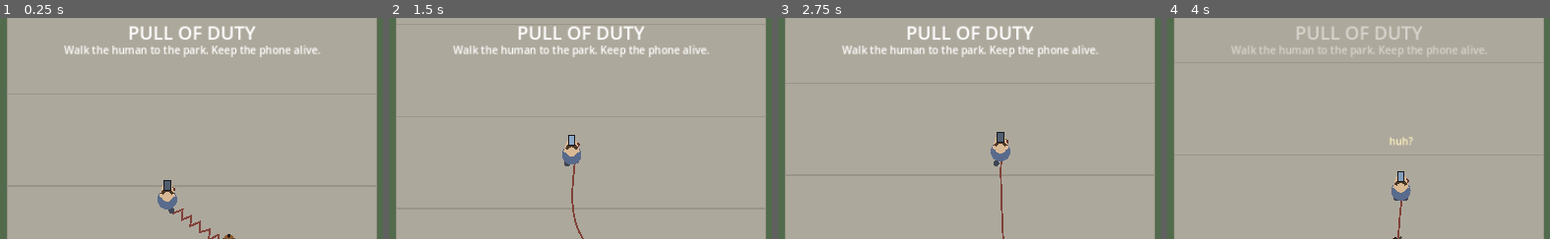
Above: before the commit, frames 1-4 (left to right).
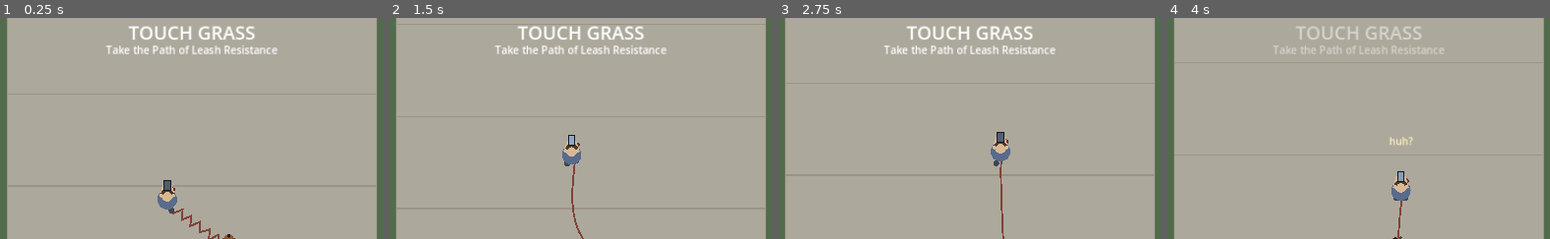
Above: after the commit, the same moments.

Repository: cyanidesayonara/path-of-leash-resistance
Game: Godot game, scene res://main.tscn
The game is run twice, just before and just after one commit, with the same random seed, the same clock (stepped at 60 frames per second) and the same inputs.
Inputs:
- Up to frame 1 (0.25 s): no input
- Up to frame 2 (1.5 s): hold D (move_right) 0.53-1.28 s; hold Space (plant) 0.53-1.28 s; hold S (move_down) from 1.28 s (still down); tap E (bark) at 1.35 s
- Up to frame 3 (2.75 s): tap Space (plant) at 1.55 s; release S (move_down) at 2.03 s; hold D (move_right) from 2.03 s (still down); hold Space (plant) from 2.03 s (still down)
- Up to frame 4 (4 s): release D (move_right) at 2.78 s; release Space (plant) at 2.78 s; hold W (move_up) 2.78-3.53 s; tap Space (plant) at 2.85 s; hold A (move_left) from 3.53 s (still down); hold Space (plant) from 3.53 s (still down); tap E (bark) at 3.6 s
The pictures show only the part of the screen within x 25-75%, y 12-62%; the shares and areas given below are measured in that part.

The runs differ from the first frame. In frame 1, 2.4% of the frame differs, in the area x 16-84%, y 3-18%; in frame 2, 2.4%; in frame 3, 2.4%; in frame 4, 1.3%.

Commit message:
rename to Touch Grass; add selfie/filming/bench-sit events, cellar doors, cafe terrace, save streaks with slow-mo

Diff:
--- a/bike.gd
+++ b/bike.gd
@@ -13,6 +13,7 @@
 
 
 func setup(m: Node2D, d: Node2D, h: Node2D, direction: int) -> void:
+	add_to_group("bikes")
 	main = m
 	dog = d
 	human = h
--- a/human.gd
+++ b/human.gd
@@ -3,7 +3,7 @@
 # The human. Dead weight with a phone. Walks north on autopilot,
 # occasionally does something stupid. Telegraphs it first, to be fair.
 
-enum HState { WALK, STOPPED, DRIFT, DASH, STUMBLE, FALLEN }
+enum HState { WALK, STOPPED, DRIFT, DASH, SELFIE, FILM, STUMBLE, FALLEN }
 
 const WALK_SPEED := 92.0
 
@@ -14,6 +14,8 @@
 var pending_event: HState = HState.STOPPED
 var drift_dir := 1.0
 var dash_target := Vector2.ZERO
+var pending_bench := false
+var sit_after_dash := false
 var iframes := 0.0
 var halt_t := 0.0
 var pull_cd := 0.0
@@ -74,9 +76,25 @@
 			move_and_slide()
 			if state_t <= 0.0:
 				state = HState.WALK
+				bubble.visible = false
+		HState.SELFIE:
+			# shuffles backward for a better angle, oblivious
+			velocity = velocity.move_toward(Vector2(0, 22.0), 220.0 * delta)
+			move_and_slide()
+			if state_t <= 0.0:
+				state = HState.WALK
+				bubble.visible = false
+		HState.FILM:
+			# walks backwards while filming, weaving
+			var sway := sin(Time.get_ticks_msec() / 250.0) * 30.0
+			velocity = velocity.move_toward(Vector2(sway, 62.0), 220.0 * delta)
+			move_and_slide()
+			if state_t <= 0.0:
+				state = HState.WALK
+				bubble.visible = false
 		_:
 			if state == HState.DASH and state_t <= 0.0:
-				state = HState.WALK
+				_end_dash()
 			_walk(delta)
 	_events(delta)
 
@@ -98,7 +116,7 @@
 	if state == HState.DASH:
 		var to_target := dash_target - global_position
 		if to_target.length() < 14.0:
-			state = HState.WALK
+			_end_dash()
 			velocity = Vector2.ZERO
 			return
 		dir = to_target.normalized()
@@ -122,15 +140,26 @@
 	if event_timer <= 0.0:
 		event_timer = randf_range(3.5, 6.5)
 		var roll := randf()
-		if roll < 0.4:
+		pending_bench = false
+		if roll < 0.22:
 			pending_event = HState.STOPPED
 			_show_bubble("ring ring")
-		elif roll < 0.75:
+		elif roll < 0.46:
 			pending_event = HState.DRIFT
 			_show_bubble("typing...")
+		elif roll < 0.64:
+			pending_event = HState.DASH
+			_show_bubble("ooh!")
+		elif roll < 0.78:
+			pending_event = HState.SELFIE
+			_show_bubble("selfie!")
+		elif roll < 0.9:
+			pending_event = HState.FILM
+			_show_bubble("filming...")
 		else:
 			pending_event = HState.DASH
-			_show_bubble("ooh!")
+			pending_bench = true
+			_show_bubble("tired...")
 		telegraph_t = 0.8
 
 
@@ -143,12 +172,42 @@
 			state = HState.DRIFT
 			state_t = 1.8
 			drift_dir = 1.0 if randf() < 0.5 else -1.0
+		HState.SELFIE:
+			state = HState.SELFIE
+			state_t = 2.2
+			_show_bubble("selfie!")
+		HState.FILM:
+			state = HState.FILM
+			state_t = randf_range(1.6, 2.4)
+			_show_bubble("filming...")
 		HState.DASH:
-			state = HState.DASH
-			state_t = 1.2
-			var off := Vector2(randf_range(-1.0, 1.0), randf_range(-1.0, -0.3)).normalized() * randf_range(130.0, 210.0)
-			dash_target = global_position + off
-			dash_target.x = clampf(dash_target.x, 375.0, 905.0)
+			if pending_bench:
+				var b = main.nearest_bench(global_position)
+				if b == null:
+					state = HState.STOPPED
+					state_t = 2.0
+					return
+				sit_after_dash = true
+				dash_target = b as Vector2
+				dash_target.x = clampf(dash_target.x, 372.0, 908.0)
+				state = HState.DASH
+				state_t = 2.2
+			else:
+				state = HState.DASH
+				state_t = 1.2
+				var off := Vector2(randf_range(-1.0, 1.0), randf_range(-1.0, -0.3)).normalized() * randf_range(130.0, 210.0)
+				dash_target = global_position + off
+				dash_target.x = clampf(dash_target.x, 375.0, 905.0)
+
+
+func _end_dash() -> void:
+	if sit_after_dash:
+		sit_after_dash = false
+		state = HState.STOPPED
+		state_t = 3.0
+		_show_bubble("just a sec")
+	else:
+		state = HState.WALK
 
 
 func _show_bubble(text: String) -> void:
@@ -172,6 +231,7 @@
 		telegraph_t = 0.0
 		bubble.visible = false
 		main.float_text(global_position, "whoa!", Color(1, 1, 1))
+		main.on_stumble_save(global_position)
 
 
 func fall(_reason: String) -> bool:
--- a/main.gd
+++ b/main.gd
@@ -32,9 +32,14 @@
 var kebabs: Array = []
 var tufts: Array[Vector2] = []
 var trees: Array[Vector2] = []
+var benches: Array[Vector2] = []
+var cellars: Array[Rect2] = []
+var tables: Array[Vector2] = []
+var deco_pole_count := 0
 var lane_state: Array = []
 
 var bones := 0
+var streak := 0
 var phone_hp := 3
 var elapsed := 0.0
 var frozen := false
@@ -49,6 +54,7 @@
 
 
 func _ready() -> void:
+	Engine.time_scale = 1.0
 	font = ThemeDB.fallback_font
 	_setup_input()
 	_build_level_data()
@@ -105,6 +111,14 @@
 			poles.append(Vector2(x, y))
 	for mp in [Vector2(640, -1750), Vector2(700, -2900), Vector2(580, -4250)]:
 		poles.append(mp)
+	deco_pole_count = poles.size()
+	# cafe terrace: tables join the poles array so they block bodies and
+	# snag the leash, but they are drawn as tables
+	tables = [Vector2(760, -3560), Vector2(840, -3660), Vector2(700, -3700), Vector2(790, -3780)]
+	for tb in tables:
+		poles.append(tb)
+	benches = [Vector2(376, -1300), Vector2(904, -2450), Vector2(376, -3850)]
+	cellars = [Rect2(340, -2750, 62, 88), Rect2(878, -750, 62, 82), Rect2(340, -4550, 62, 88)]
 	manholes = [
 		Vector2(560, -700), Vector2(760, -950), Vector2(480, -1700),
 		Vector2(700, -2100), Vector2(600, -3100), Vector2(820, -3450),
@@ -198,11 +212,11 @@
 	var title := _hud_label(Vector2(0, 90), 30)
 	title.size = Vector2(1280, 40)
 	title.horizontal_alignment = HORIZONTAL_ALIGNMENT_CENTER
-	title.text = "PULL OF DUTY"
+	title.text = "TOUCH GRASS"
 	var sub := _hud_label(Vector2(0, 128), 17)
 	sub.size = Vector2(1280, 30)
 	sub.horizontal_alignment = HORIZONTAL_ALIGNMENT_CENTER
-	sub.text = "Walk the human to the park. Keep the phone alive."
+	sub.text = "Take the Path of Leash Resistance"
 	for l in [title, sub]:
 		var tw := create_tween()
 		tw.tween_interval(3.5)
@@ -229,7 +243,8 @@
 
 func _update_hud() -> void:
 	phone_label.text = "PHONE  " + "#".repeat(phone_hp) + ".".repeat(3 - phone_hp)
-	bones_label.text = "BONES  %d" % bones
+	var streak_txt := "   STREAK x%d" % streak if streak > 1 else ""
+	bones_label.text = "BONES  %d%s" % [bones, streak_txt]
 
 
 func _physics_process(delta: float) -> void:
@@ -339,8 +354,10 @@
 func _hazards(_delta: float) -> void:
 	for m in manholes:
 		if human.global_position.distance_to(m) < 26.0:
-			if human.fall("down the manhole"):
-				pass
+			human.fall("manhole")
+	for c in cellars:
+		if c.has_point(human.global_position):
+			human.fall("cellar")
 
 
 func _pickups(delta: float) -> void:
@@ -375,8 +392,37 @@
 		human.halt(0.8)
 
 
+func nearest_bench(pos: Vector2):
+	var best = null
+	var best_d := 380.0
+	for b in benches:
+		var d := pos.distance_to(b)
+		if d < best_d:
+			best_d = d
+			best = b
+	return best
+
+
+func on_stumble_save(pos: Vector2) -> void:
+	for b in get_tree().get_nodes_in_group("bikes"):
+		if b.global_position.distance_to(pos) < 170.0:
+			streak += 1
+			bones += streak
+			float_text(pos + Vector2(0, -30), "NICE SAVE +%d" % streak, Color(0.7, 1.0, 0.75))
+			_slowmo()
+			_update_hud()
+			return
+
+
+func _slowmo() -> void:
+	Engine.time_scale = 0.3
+	var t := get_tree().create_timer(0.35, true, false, true)
+	t.timeout.connect(func() -> void: Engine.time_scale = 1.0)
+
+
 func crack_phone(pos: Vector2) -> void:
 	phone_hp -= 1
+	streak = 0
 	shake_t = 1.0
 	_update_hud()
 	float_text(pos, "PHONE CRACKED", Color(1, 0.45, 0.4))
@@ -458,11 +504,26 @@
 		if not k.eaten:
 			draw_circle(k.pos, 7.0, Color(0.75, 0.55, 0.3))
 			draw_line(k.pos + Vector2(-3, 5), k.pos + Vector2(4, -6), Color(0.5, 0.35, 0.2), 2.0)
-	# poles
-	for p in poles:
+	# lampposts (cafe tables share the poles array but are drawn below)
+	for i in range(deco_pole_count):
+		var p := poles[i]
 		draw_circle(p, POLE_RADIUS + 3.0, Color(0.2, 0.2, 0.22, 0.35))
 		draw_circle(p, POLE_RADIUS, Color(0.44, 0.44, 0.48))
 		draw_circle(p, 4.0, Color(0.55, 0.55, 0.6))
+	# cafe tables
+	for tb in tables:
+		draw_circle(tb, 14.0, Color(0.6, 0.55, 0.48))
+		draw_arc(tb, 14.0, 0, TAU, 20, Color(0.45, 0.4, 0.34), 2.0)
+		draw_circle(tb, 3.0, Color(0.4, 0.36, 0.3))
+	# benches
+	for b in benches:
+		draw_rect(Rect2(b.x - 8, b.y - 24, 16, 48), Color(0.5, 0.38, 0.26))
+		draw_line(Vector2(b.x, b.y - 22), Vector2(b.x, b.y + 22), Color(0.42, 0.32, 0.22), 2.0)
+	# cellar doors
+	for c in cellars:
+		draw_rect(c, Color(0.1, 0.1, 0.12))
+		draw_rect(Rect2(c.position.x, c.position.y, c.size.x, 6), Color(0.35, 0.28, 0.22))
+		draw_line(c.position + Vector2(c.size.x / 2.0, 0), c.position + Vector2(c.size.x / 2.0, c.size.y), Color(0.3, 0.3, 0.33), 2.0)
 	# park gate
 	draw_rect(Rect2(SIDEWALK_LEFT - 14, GATE_Y - 46, 14, 60), Color(0.35, 0.3, 0.28))
 	draw_rect(Rect2(SIDEWALK_RIGHT, GATE_Y - 46, 14, 60), Color(0.35, 0.3, 0.28))
--- a/project.godot
+++ b/project.godot
@@ -3,7 +3,7 @@
 
 [application]
 
-config/name="Pull of Duty (prototype)"
+config/name="Touch Grass (prototype)"
 run/main_scene="res://main.tscn"
 
 [display]
Not shown, changed: PLAN.md
Not shown, changed: README.md
